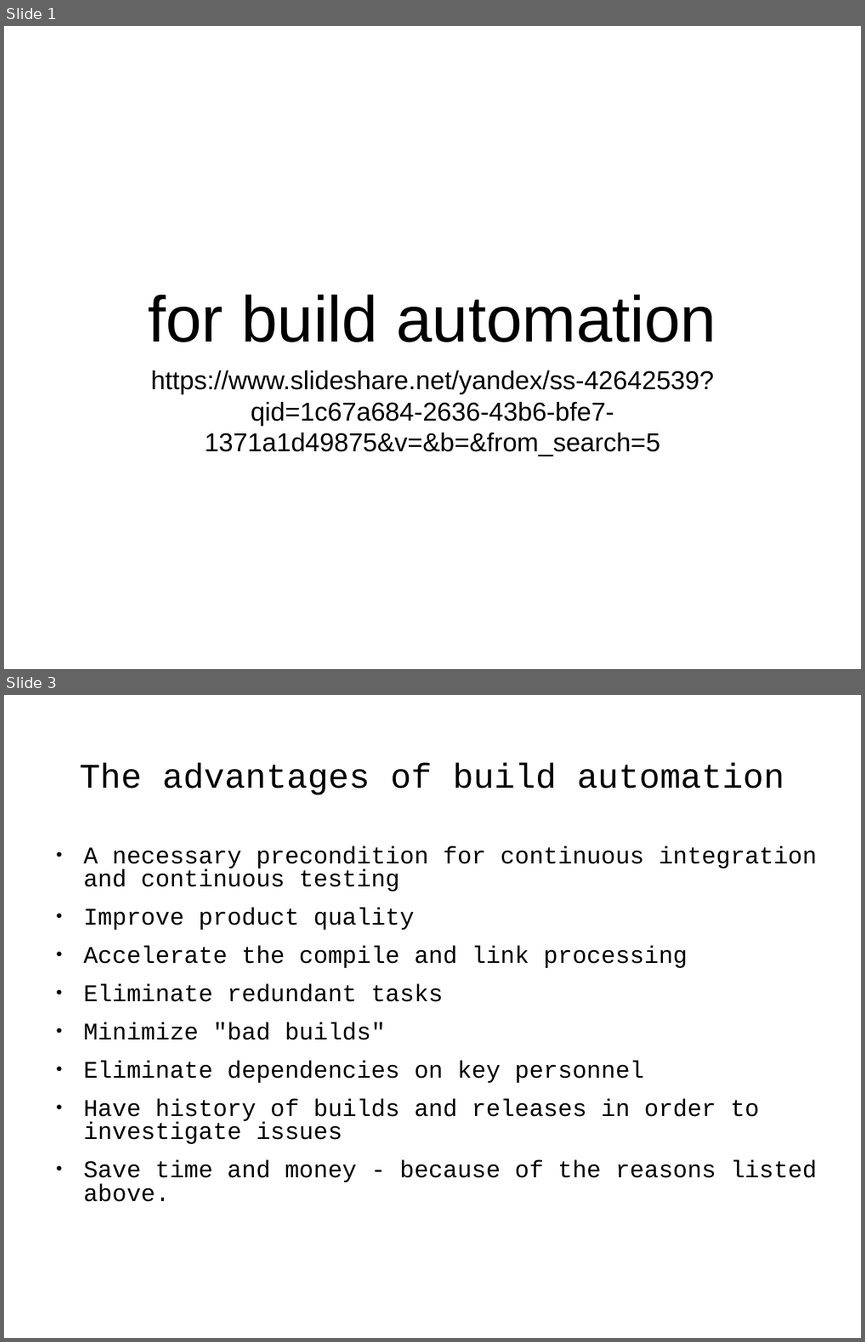
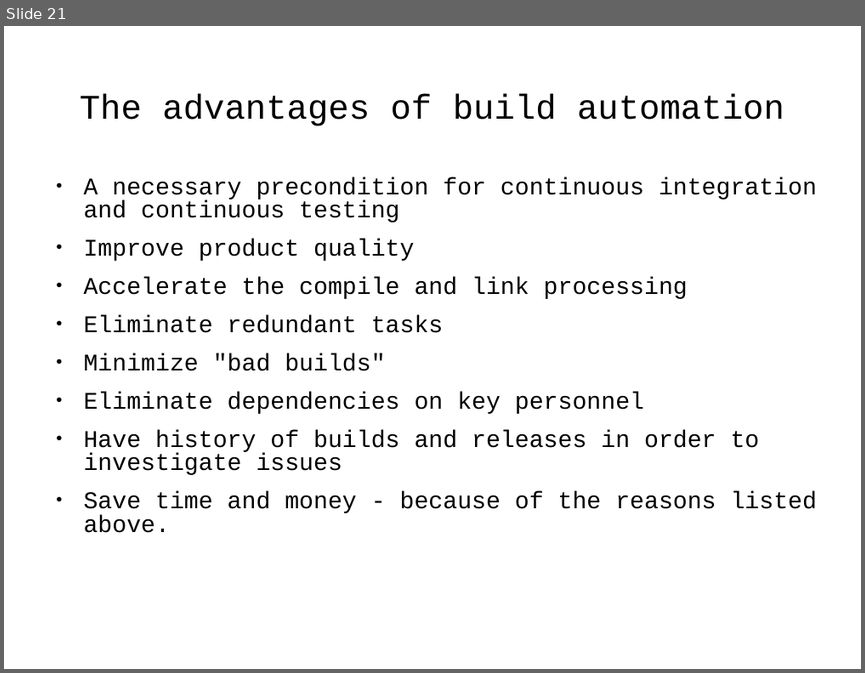
Before and after one commit to j-avdeev/DevOps, a slide deck: DevOps - lec day5 - Build automation.odp. Shown one above the other, each under a label of ours: slides 1 and 3 before the commit, slide 21 after it; the slides between them are not shown. The pictures are 865x1342 and 865x673 pixels, drawn with LibreOffice and Linux fonts; fonts in the diff are those of the drawing. Boxes give left, top, right and bottom in pixels: in the first picture for what was removed or moved away, otherwise in the second. Text is boxed around its words. In the diff, an @@ line names an element or a change of style, - is before the commit and + after.

```diff
--- a/DevOps - lec day5 - Build automation.odp
+++ b/DevOps - lec day5 - Build automation.odp
@@ slide 1 removed at box(4, 26, 861, 669), background #FFFFFF @@
@@ title removed at box(148, 294, 716, 342) @@
-for build automation
@@ subtitle removed at box(151, 370, 714, 456) @@
-https://www.slideshare.net/yandex/ss-42642539?qid=1c67a684-2636-43b6-bfe7-1371a1d49875&v=&b=&from_search=5
@@ what was slide 3 is now slide 21 @@
```
Also in this commit, not shown: 1 slide changed, 19 slides added, 14 other slides removed, 4 other files.
